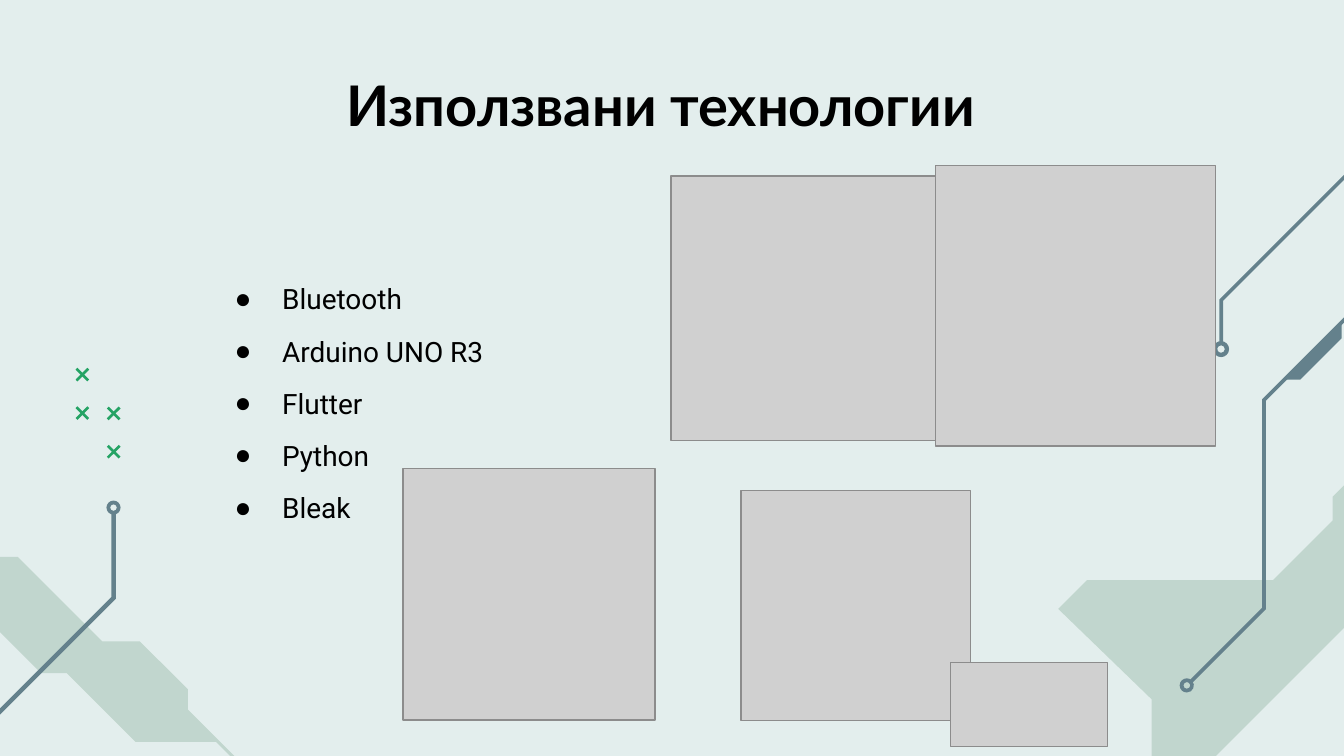
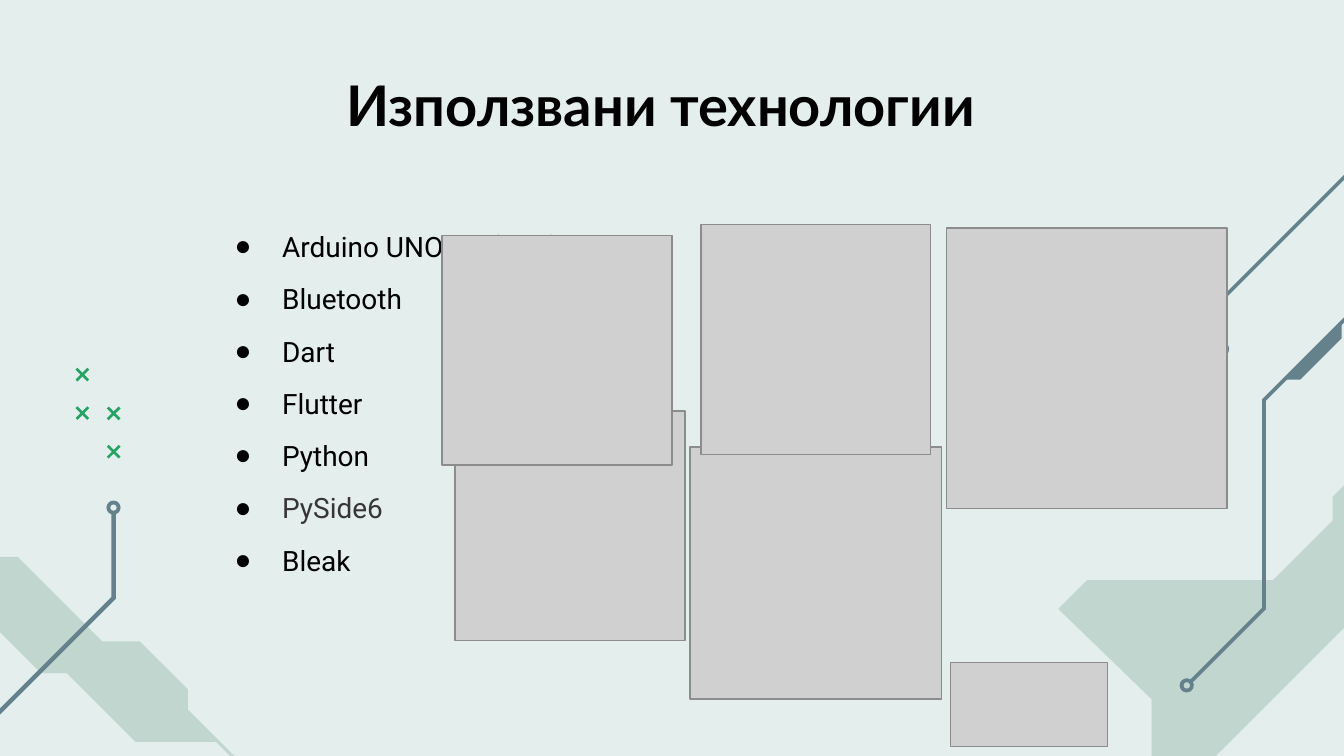
Before and after one commit to DunevTsvetomir/HACKTUES11, a slide deck: slide 7 of Smart Mat.pptx. Drawn at 1344x756 pixels with LibreOffice and Linux fonts; fonts in the diff are those of the drawing; grey boxes stand for pictures. Boxes give left, top, right and bottom in pixels: in the first picture for what was removed or moved away, otherwise in the second. Text is boxed around its words. In the diff, an @@ line names an element or a change of style, - is before the commit and + after.

```diff
--- a/Smart Mat.pptx
+++ b/Smart Mat.pptx
@@ text at (x1=282, y1=235, x2=559, y2=264): paragraph added @@
+● Arduino UNO R3 (C++)
@@ picture added at (x1=442, y1=235, x2=672, y2=465) @@
@@ picture moved from (x1=741, y1=491, x2=970, y2=720) to (x1=700, y1=224, x2=930, y2=454) @@
@@ picture moved from (x1=935, y1=165, x2=1216, y2=446) to (x1=946, y1=228, x2=1227, y2=509) @@
@@ text at (x1=282, y1=342, x2=335, y2=363): text changed @@
-● Arduino UNO R3
+● Dart
@@ picture resized from (x1=671, y1=176, x2=935, y2=441) to (x1=456, y1=411, x2=685, y2=641) @@
@@ picture moved from (x1=403, y1=469, x2=655, y2=720) to (x1=689, y1=448, x2=941, y2=699) @@
@@ text at (x1=282, y1=497, x2=383, y2=524): paragraph added @@
+● PySide6
```
Also in this commit, not shown: 6 other slides changed, 4 other files.
